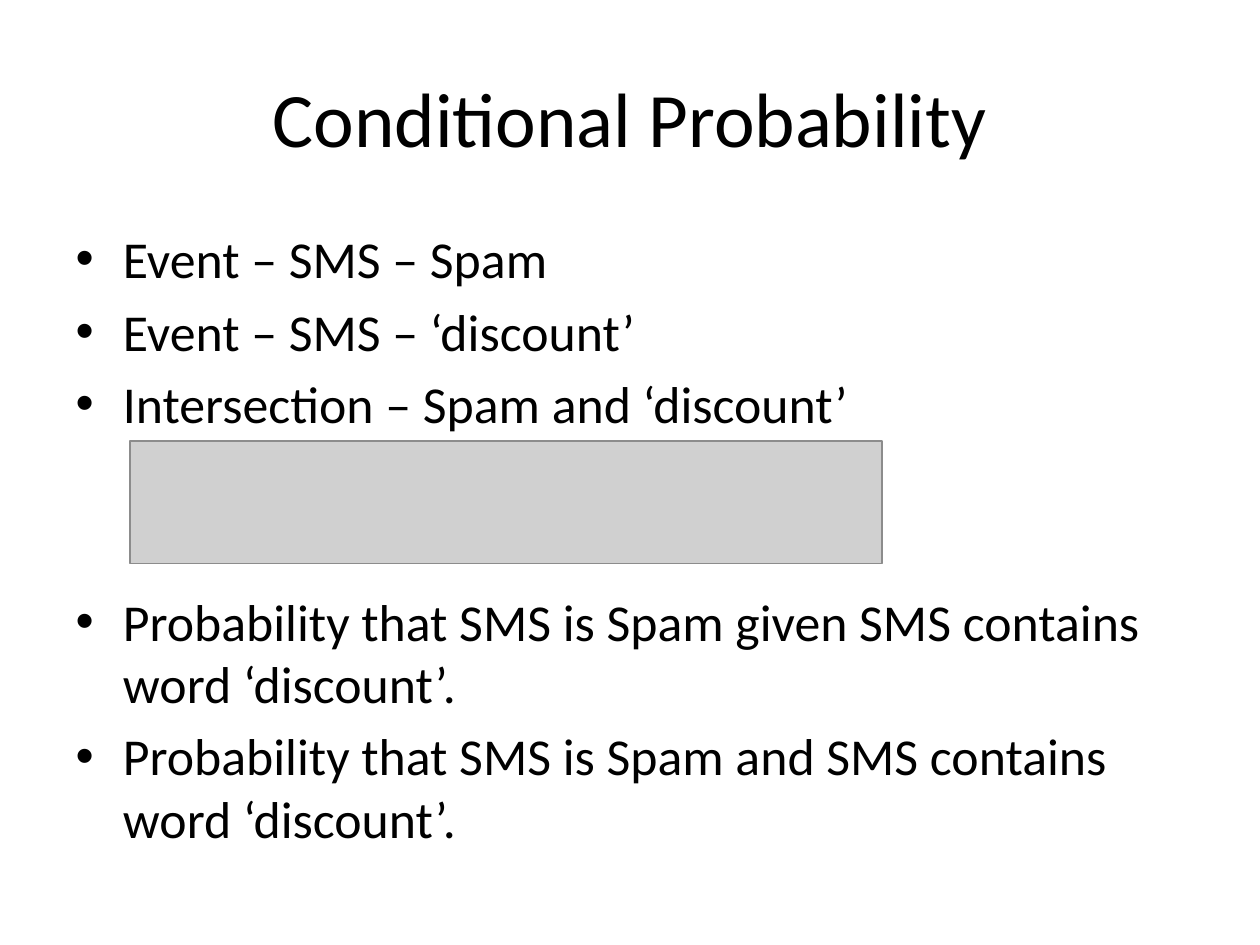
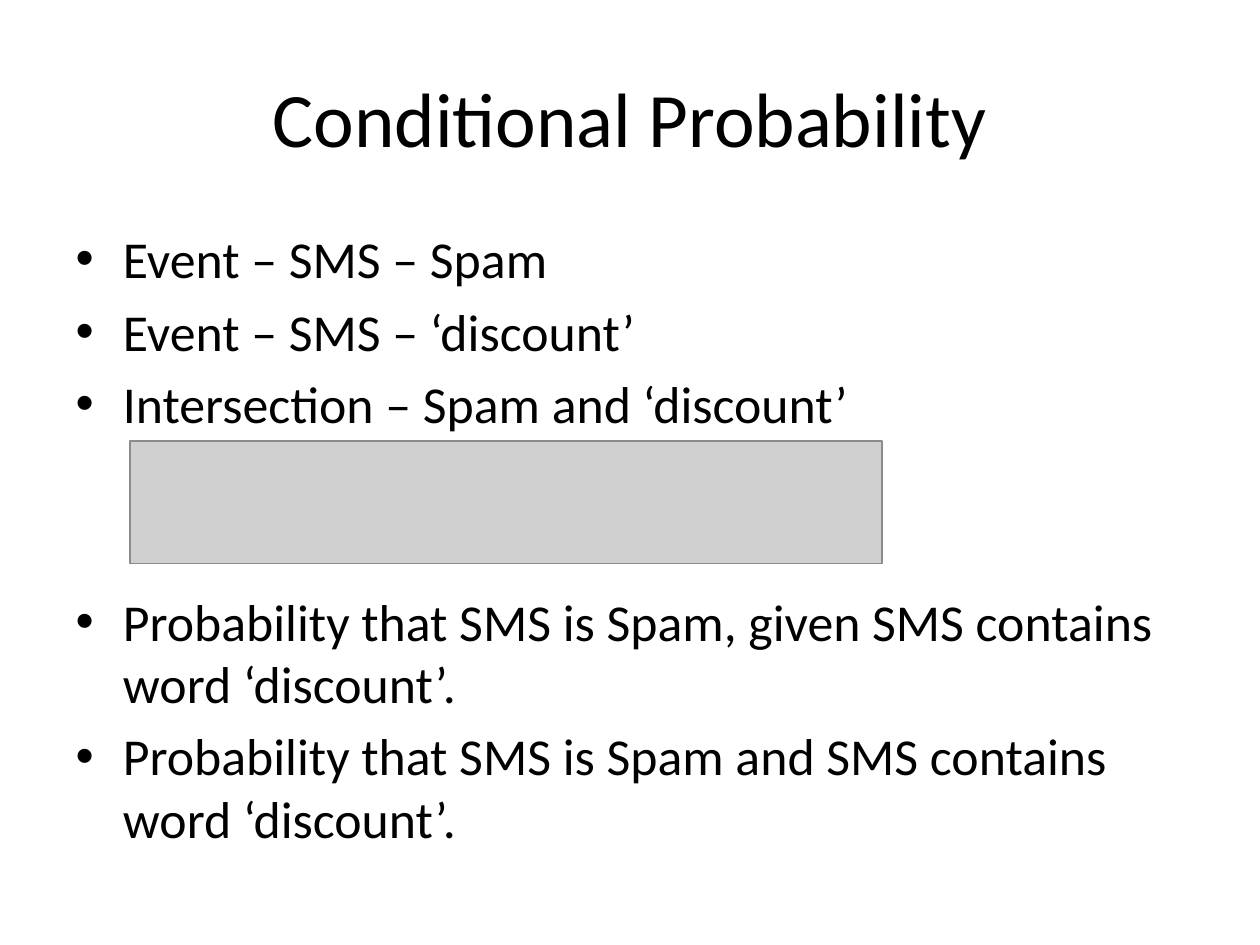
Before and after one commit to look4pritam/ArtificialIntelligence, a slide deck: slide 7 of MachineLearning/NaiveBayes/NaiveBayes.pptx. Drawn at 1260x945 pixels with LibreOffice and Linux fonts; fonts in the diff are those of the drawing; grey boxes stand for pictures. Boxes give left, top, right and bottom in pixels: in the first picture for what was removed or moved away, otherwise in the second. Text is boxed around its words. In the diff, an @@ line names an element or a change of style, - is before the commit and + after.

```diff
--- a/MachineLearning/NaiveBayes/NaiveBayes.pptx
+++ b/MachineLearning/NaiveBayes/NaiveBayes.pptx
@@ text at <box>123,605,1152,704</box>: text changed @@
-• Probability that SMS is Spam given SMS contains word ‘discount’.
+• Probability that SMS is Spam, given SMS contains word ‘discount’.
```
